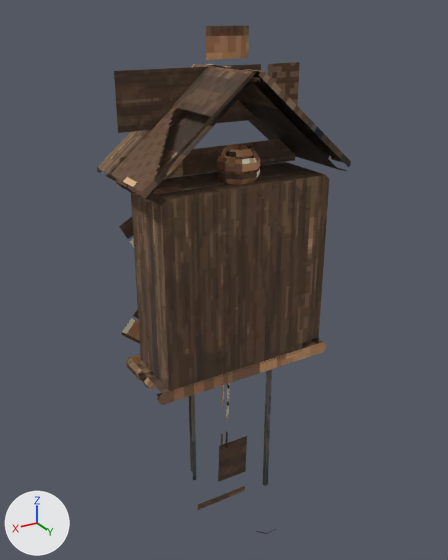
What one commit did to the glTF model public/models/items/chalet_cuckoo.glb.
Camera for both pictures: a camera (50 mm lens) standing at (1.16, 1.74, 1.52) and looking at (-0.03, -0.24, 0.53). The lights are fixed; the arrows at lower left show +X, +Y and +Z. The picture after the commit comes second. Where no turn or scale is listed for an object, it has been applied to the vertices. Vertices at exactly the same position are counted once.

The older version as bpy lines, for what is in view:
```python
me_bob = bpy.data.meshes.new('bob')
me_bob.from_pydata(...)  # 4 vertices, 2 faces; spans x -0.13..0.13, y 0.0, z -0.16..0.16
me_bob.materials.append(mat_card)
me_owlet_body = bpy.data.meshes.new('owlet_body')
me_owlet_body.from_pydata(...)  # a UV sphere (8 segments, 5 rings, poles along z) spanning x -0.071..0.071, y -0.071..0.071, z 0.0..0.172
me_owlet_body.materials.append(mat_solid)
me_owlet_head = bpy.data.meshes.new('owlet_head')
me_owlet_head.from_pydata(...)  # a UV sphere (8 segments, 5 rings, poles along z) spanning x -0.0624..0.0624, y -0.0624..0.0624, z 0.0..0.1312
me_owlet_head.materials.append(mat_solid)
me_rod = bpy.data.meshes.new('rod')
me_rod.from_pydata(...)  # 8 vertices, 12 faces; spans x -0.02..0.02, y -0.008..0.008, z -0.25..0.25
me_rod.materials.append(mat_solid)
me_static = bpy.data.meshes.new('static')
me_static.from_pydata(...)  # 296 vertices, 488 faces; spans x -0.42..0.42, y -0.36..0.02, z -0.77..1.48
# faces by material slot: [468, 20]
me_static.materials.append(mat_solid)
me_static.materials.append(mat_card)
ob_bob = bpy.data.objects.new('bob', me_bob)
ob_bob.location = (0.019, -0.169, -0.375)
ob_owlet_body = bpy.data.objects.new('owlet_body', me_owlet_body)
ob_owlet_body.location = (0.0, -0.087, 0.939)
ob_owlet_head = bpy.data.objects.new('owlet_head', me_owlet_head)
ob_owlet_head.location = (0.0, -0.087, 1.078)
ob_rod = bpy.data.objects.new('rod', me_rod)
ob_rod.location = (0.008, -0.162, 0.013)
ob_static = bpy.data.objects.new('static', me_static)
ob_static.location = (0.0, 0.0, 0.0)
```
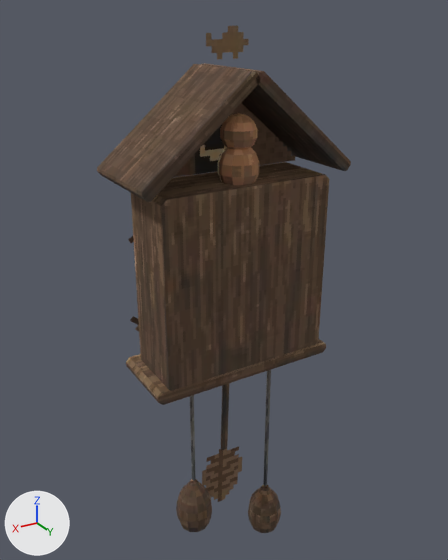
Boxes [x1, y1, x2, y2] around the edits, measured in the pictures (448 x 560 px; the box of a moved part takes in the faces that stretch with it):
'static', reshaped: before [97, 25, 351, 534]; after [97, 26, 351, 533]
'owlet_head', reshaped (not visible before): after [220, 113, 258, 149]
part 1 of me_static, moved or reshaped: before [189, 369, 276, 534]; after [176, 370, 281, 533]
part 2 of me_static, surface changed: before [97, 25, 351, 405]; after [97, 26, 351, 529]
part 4 of me_rod, surface changed: [221, 383, 229, 450] in both
part 5 of me_bob, surface changed: before [198, 436, 247, 510]; after [202, 446, 242, 502]

The change, as a diff of the scene's bpy script:
```diff
--- a/public/models/items/chalet_cuckoo.glb.py
+++ b/public/models/items/chalet_cuckoo.glb.py
@@ me_static @@
 # used by ob_static; location = (0.0, 0.0, 0.0)
-me_static.from_pydata(...)  # 296 vertices, 488 faces; spans x -0.42..0.42, y -0.36..0.02, z -0.77..1.48
+me_static.from_pydata(...)  # 370 vertices, 630 faces; spans x -0.42..0.42, y -0.36..0.02, z -0.77..1.48
+# me_static part 1: 59 vertices moved from x -0.27..0.27, y -0.2..-0.05, z -0.77..0.25 to x -0.26..0.27, y -0.2..-0.05, z -0.77..0.25; 56 vertices removed from x -0.27..0.25, y -0.2..-0.05, z -0.76..0.25; 130 vertices added at x -0.27..0.25, y -0.2..-0.05, z -0.77..0.25
+# me_static part 2: 225 kept faces spanning x -0.42..0.42, y -0.36..0.02, z -0.77..1.48 get new texture (UV) coordinates
 me_static.materials.append(mat_solid)
@@ me_owlet_head @@
 # used by ob_owlet_head; location = (0.0, -0.087, 1.078)
-me_owlet_head.from_pydata(...)  # 34 vertices, 64 faces; spans x -0.0624..0.0624, y -0.0624..0.0624, z 0.0..0.1312
+me_owlet_head.from_pydata(...)  # 68 vertices, 132 faces; spans x -0.064..0.064, y -0.064..0.0614, z 0.0..0.1312
+# me_owlet_head part 3
+# 32 vertices are removed from x -0.0624..0.0624, y -0.0624..0.0624, z 0.0125..0.1187
+# 64 faces are deleted
+# 55 vertices are added at x -0.064..0.064, y -0.064..0.0614, z 0.0065..0.1248
+# 11 new vertices lie (0.0, 0.0, 0.0292) away from vertices in x -0.064..0.064, y -0.064..0.0614, z 0.051
+# 132 new faces join them
 me_owlet_head.materials.append(mat_solid)
@@ me_rod @@
 me_rod.from_pydata(...)  # 8 vertices, 12 faces; spans x -0.02..0.02, y -0.008..0.008, z -0.25..0.25
 # used by ob_rod; location = (0.008, -0.162, 0.013)
+# me_rod part 4: texture (UV) coordinates of 12 of 12 faces, centred in x -0.015..0.015, y -0.008..0.008, z -0.25..0.25, changed; they spanned u 0.01..0.99, v 0.38..1.0 and now span u 0.7..0.93, v 0.51..1.0
 me_rod.materials.append(mat_solid)
@@ me_bob @@
 me_bob.from_pydata(...)  # 4 vertices, 2 faces; spans x -0.13..0.13, y 0.0, z -0.16..0.16
 # used by ob_bob; location = (0.019, -0.169, -0.375)
+# me_bob part 5: texture (UV) coordinates of 2 of 2 faces, centred in x -0.04..0.04, y 0.0, z -0.053..0.053, changed; they spanned u 0.7..0.8, v 0.69..0.75 and now span u 0.38..0.47, v 0.71..0.77
 me_bob.materials.append(mat_card)
```
